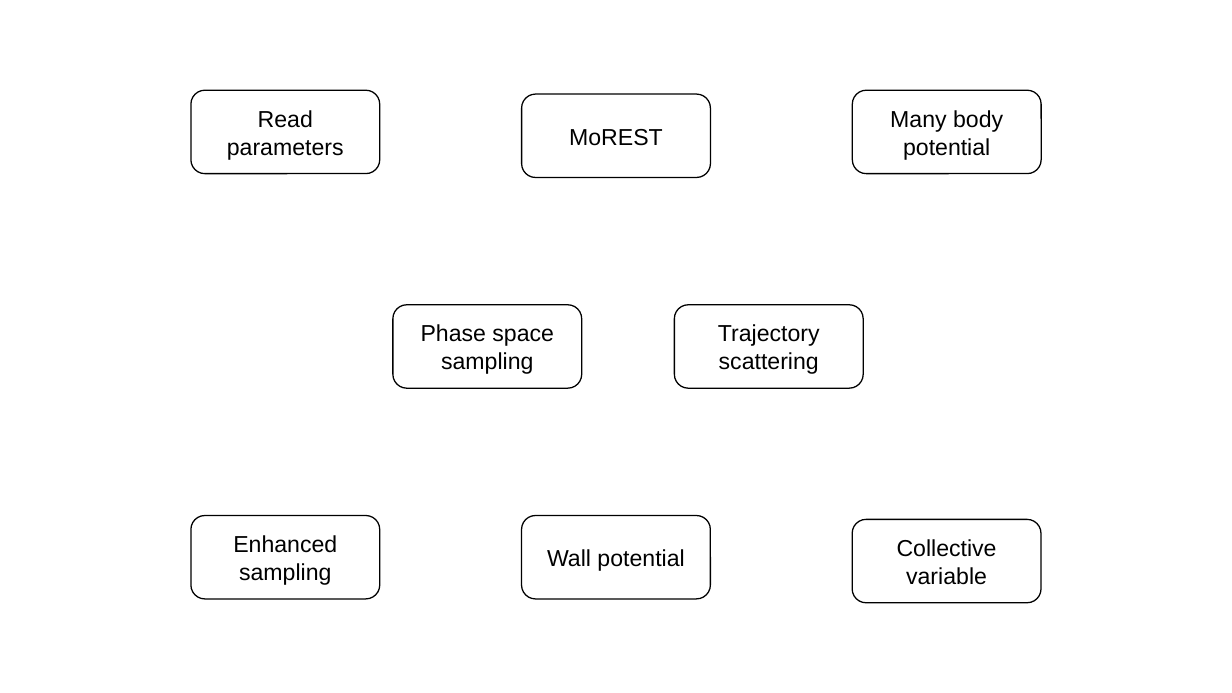
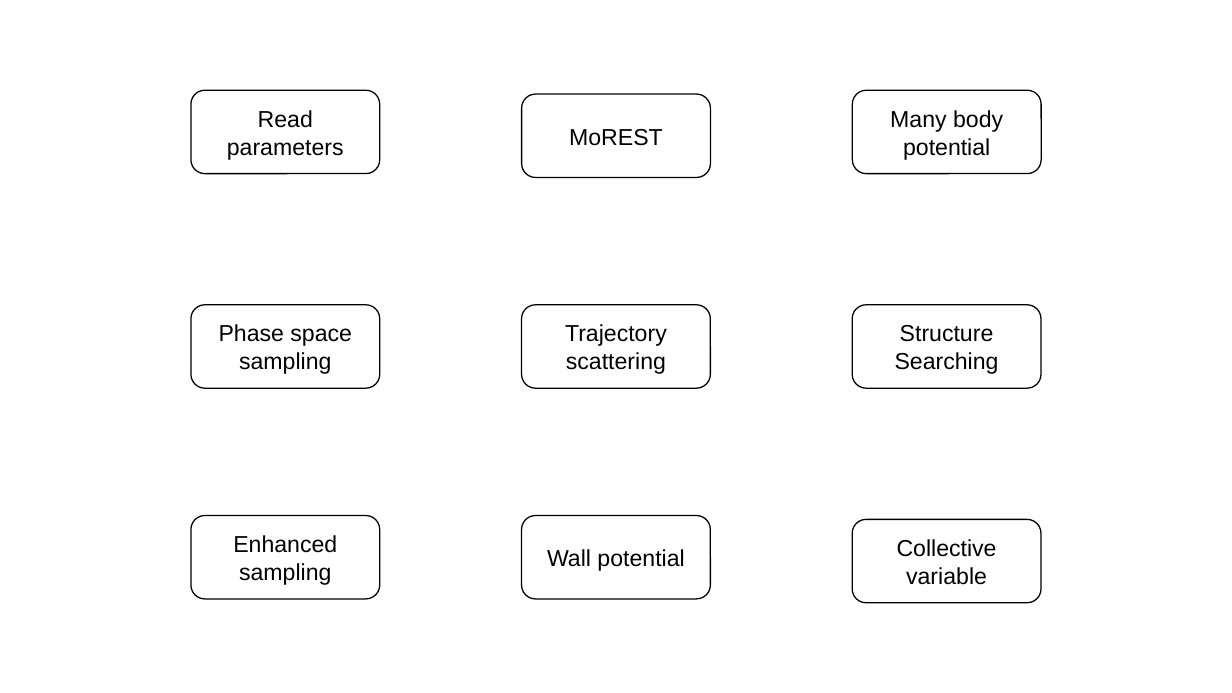
Before and after one commit to onewhich/MoREST-v0.1, a slide deck: slide 2 of log/MoREST_module.pptx. Drawn at 1232x693 pixels with LibreOffice and Linux fonts; fonts in the diff are those of the drawing. Boxes give left, top, right and bottom in pixels: in the first picture for what was removed or moved away, otherwise in the second. Text is boxed around its words. In the diff, an @@ line names an element or a change of style, - is before the commit and + after.

```diff
--- a/log/MoREST_module.pptx
+++ b/log/MoREST_module.pptx
@@ rounded rectangle "Phase space sampling" moved from (x1=393, y1=305, x2=581, y2=388) to (x1=191, y1=305, x2=380, y2=388) @@
@@ rounded rectangle "Trajectory scattering" moved from (x1=675, y1=305, x2=863, y2=388) to (x1=521, y1=305, x2=710, y2=388) @@
@@ rounded rectangle added at (x1=852, y1=305, x2=1041, y2=388), fill #FFFFFF, outline #000000 1 pt, 18 pt, text #000000 @@
+Structure
+Searching
```
Also in this commit, not shown: 2 other files.
